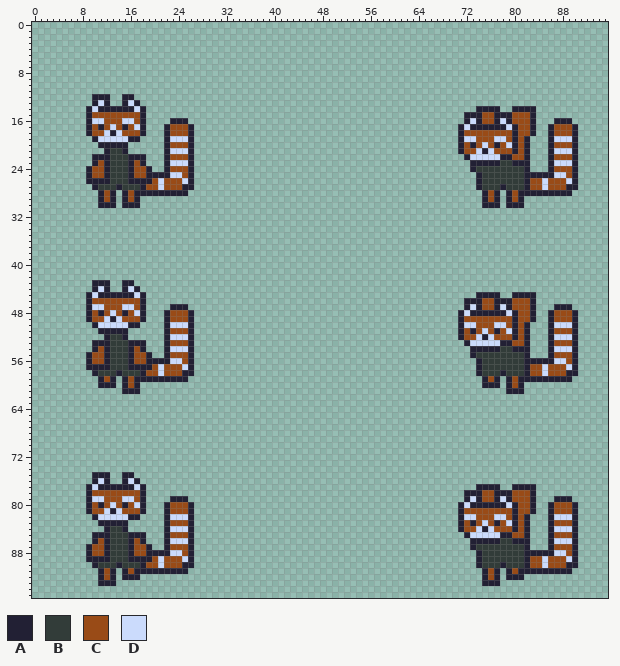
Two states of a sprite sheet, root/assets/art/ingame/stage/minigame 2/juiz.png. The picture above was drawn from the file before the commit.
The file is 96x96 pixels. The old version is drawn lined up with the new one.
Palette (. is transparent): A #222034  B #323c39  C #994b17  D #cbdbfc
Pixels before (only the part around the change), first column x 25:
 9 ............................................
10 ............................................
11 ............................................
12 ............................................
13 ............................................
14 ............................................
15 ............................................
16 A...........................................
17 CA..........................................
18 CA..........................................
19 DA..........................................
20 CA..........................................
21 DA..........................................
22 CA..........................................
23 DA..........................................
24 CA..........................................
25 CA..........................................
26 DA..........................................
27 AA..........................................
28 A...........................................
29 ............................................
30 ............................................
31 ............................................
32 ............................................
33 ............................................
34 ............................................
35 ............................................
36 ............................................
37 ............................................
38 ............................................
39 ............................................
40 ............................................
41 ............................................
42 ............................................
43 ............................................
44 ............................................
45 ............................................
46 ............................................
47 A...........................................
48 CA..........................................
49 CA..........................................
50 DA..........................................
51 CA..........................................
52 DA..........................................
53 CA..........................................
54 DA..........................................
55 CA..........................................
56 CA..........................................
57 DA..........................................
58 AA..........................................
59 A...........................................
60 ............................................
61 ............................................
62 ............................................
63 ............................................
64 ............................................
65 ............................................
66 ............................................
67 ............................................
68 ............................................
69 ............................................
70 ............................................
71 ............................................
72 ............................................
Now the later version:
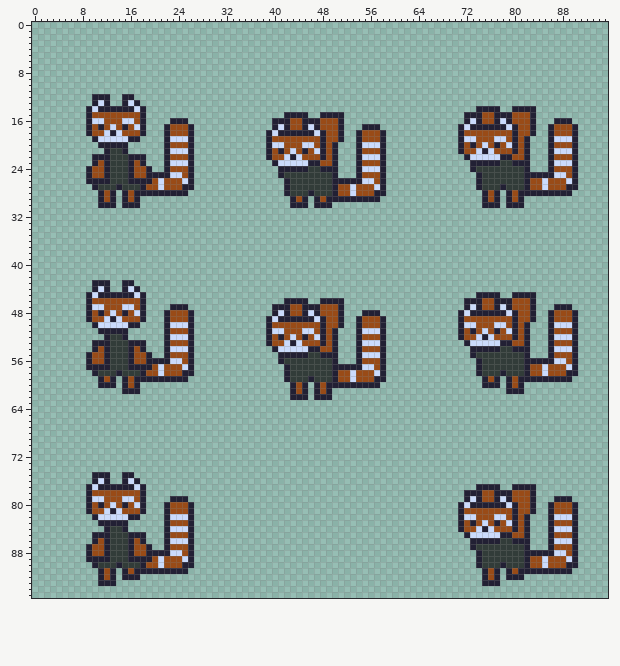
What changed:
drawings rearranged on the sheet (the old picture shows each at its new place; 2 dropped ones are not shown)
Colour A is added in row 15 at x 42 to 45 and 48 to 51; in row 16 at x 40 to 42, 45 to 47 and 51; in row 17 at x 40, 42, 45, 47, 51 and 55 to 57; in row 18 at x 39, 41 to 46, 48, 51, 54 and 58; in row 19 at x 39, 48, 51, 54 and 58; in row 20 at x 39, 48, 50, 54 and 58.
Colour A is added in row 21 at x 39, 41, 45, 48, 50, 54 and 58; in row 22 at x 39, 43, 48, 50, 54 and 58; in row 23 at x 40, 46 to 47, 50, 54 and 58; in row 24 at x 41 to 45, 48 to 50, 54 and 58; in row 25 at x 41, 50, 54 and 58; in row 26 at x 42, 50 to 54 and 58.
Colour A is added in row 27 at x 42, 50 and 58; in row 28 at x 42, 46, 50 and 57 to 58; in row 29 at x 43, 45, 47 and 49 to 57; in row 30 at x 43 to 45 and 47 to 49; in row 46 at x 42 to 45 and 48 to 51; in row 47 at x 40 to 42, 45 to 47 and 51.
Colour A is added in row 48 at x 40, 42, 45, 47, 51 and 55 to 57; in row 49 at x 39, 41 to 46, 48, 51, 54 and 58; in row 50 at x 39, 48, 51, 54 and 58; in row 51 at x 39, 48, 50, 54 and 58; in row 52 at x 39, 41, 45, 48, 50, 54 and 58; in row 53 at x 39, 43, 48, 50, 54 and 58.
Colour A is added in row 54 at x 40, 46 to 47, 50, 54 and 58; in row 55 at x 41 to 45, 48 to 50, 54 and 58; in row 56 at x 41, 50, 54 and 58; in row 57 at x 42, 50 to 54 and 58; in row 58 at x 42, 50 and 58; in row 59 at x 42, 46, 50 and 57 to 58.
Colour A is added in row 60 at x 43, 45, 47 and 49 to 57; in row 61 at x 43, 45, 47 and 49; in row 62 at x 43 to 45 and 47 to 49.
Colour B is added in row 24 at x 46 to 47; in row 25 at x 42 to 49; in rows 26 to 27 at x 43 to 49; in row 28 at x 43 to 45 and 47 to 49; in row 55 at x 46 to 47; in row 56 at x 42 to 49.
Colour B is added in rows 57 to 58 at x 43 to 49; in row 59 at x 43 to 45 and 47 to 49.
Colour C is added in rows 16 to 17 at x 43 to 44 and 48 to 50; in row 18 at x 49 to 50 and 55 to 57; in row 19 at x 40 to 47, 49 to 50 and 55 to 57; in row 20 at x 42 to 44, 47 and 49; in row 21 at x 40, 42, 44, 46, 49 and 55 to 57; in row 22 at x 40 to 41, 45 to 47 and 49.
Colour C is added in row 23 at x 48 to 49 and 55 to 57; in row 25 at x 55 to 57; in row 26 at x 57; in rows 27 to 28 at x 51 to 52 and 54 to 56; in row 29 at x 44 and 48; in rows 47 to 48 at x 43 to 44 and 48 to 50.
Colour C is added in row 49 at x 49 to 50 and 55 to 57; in row 50 at x 40 to 47, 49 to 50 and 55 to 57; in row 51 at x 42 to 44, 47 and 49; in row 52 at x 40, 42, 44, 46, 49 and 55 to 57; in row 53 at x 40 to 41, 45 to 47 and 49; in row 54 at x 48 to 49 and 55 to 57.
Colour C is added in row 56 at x 55 to 57; in row 57 at x 57; in rows 58 to 59 at x 51 to 52 and 54 to 56; in rows 60 to 61 at x 44 and 48.
Colour D is added in row 17 at x 41 and 46; in row 18 at x 40 and 47; in row 20 at x 40 to 41, 45 to 46 and 55 to 57; in row 21 at x 43 and 47; in row 22 at x 42, 44 and 55 to 57; in row 23 at x 41 to 45.
Colour D is added in row 24 at x 55 to 57; in row 26 at x 55 to 56; in row 27 at x 53 and 57; in row 28 at x 53; in row 48 at x 41 and 46; in row 49 at x 40 and 47.
Colour D is added in row 51 at x 40 to 41, 45 to 46 and 55 to 57; in row 52 at x 43 and 47; in row 53 at x 42, 44 and 55 to 57; in row 54 at x 41 to 45; in row 55 at x 55 to 57; in row 57 at x 55 to 56.
Colour D is added in row 58 at x 53 and 57; in row 59 at x 53.
